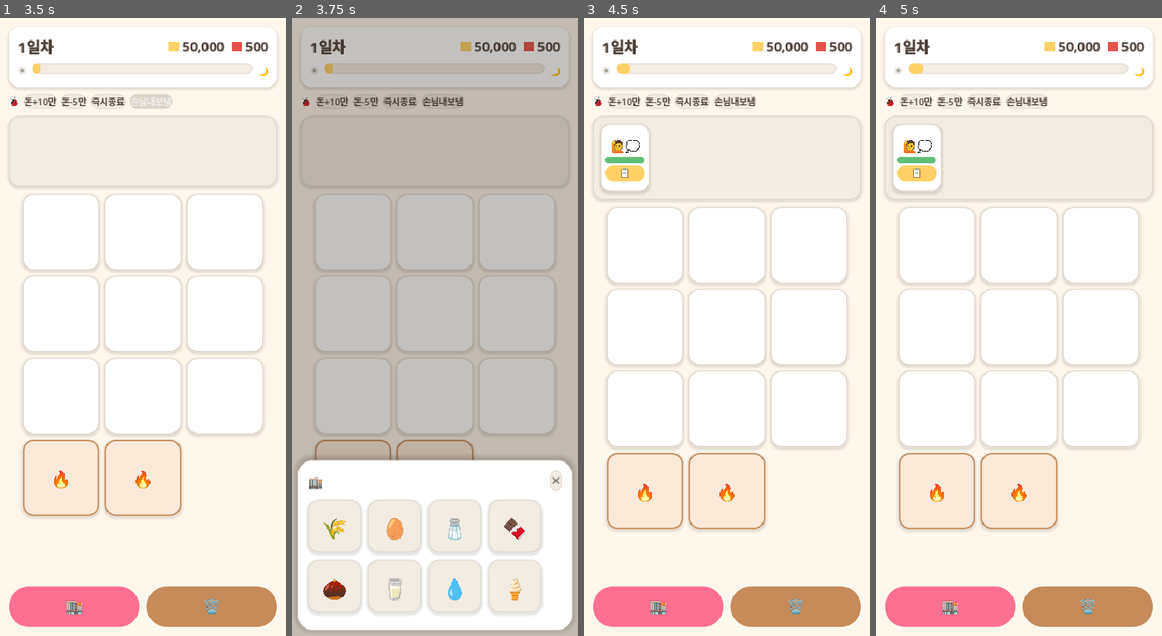
Above: before the commit, frames 1-4 (left to right).
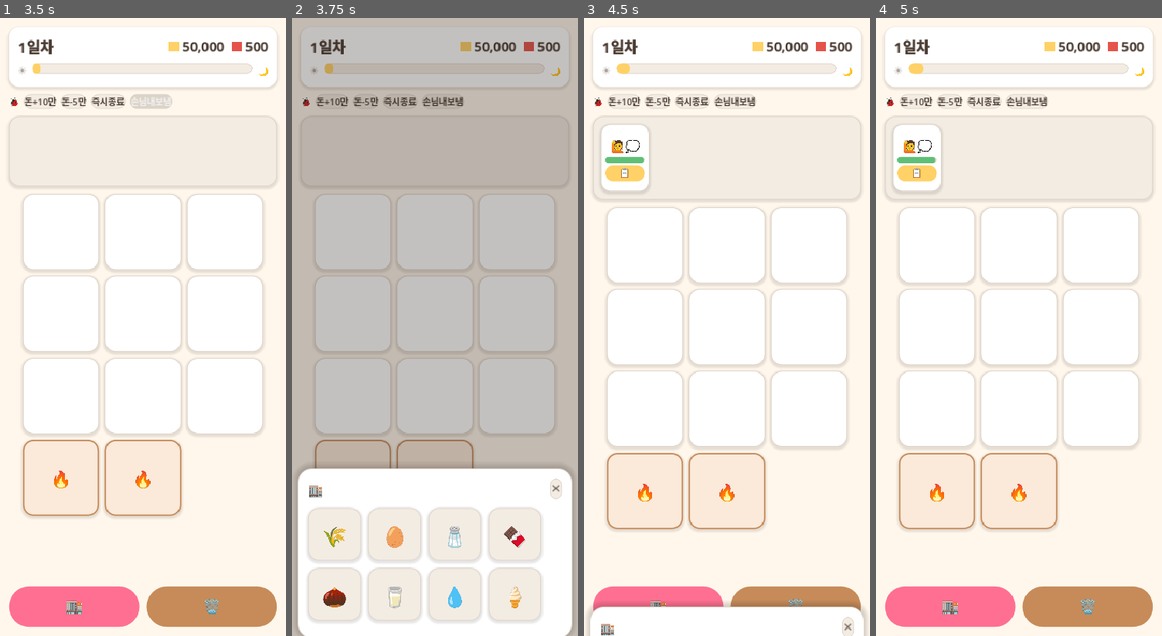
Above: after the commit, the same moments.

Repository: yellyB/game-slot-kitchen
Game: Godot game, scene res://scenes/Main.tscn
Same seed, same stepped clock (60 frames per second), same inputs: the game is played once before the commit and once after it.
Inputs:
- Up to frame 1 (3.5 s): click "시작" at 0.5 s; click "돈+10만" at 1.25 s; click "돈-5만" at 2 s; click "손님내보냄" at 2.75 s
- Up to frame 2 (3.75 s): click "🏬" at 3.5 s
- Up to frame 3 (4.5 s): click "📋" at 4.25 s
- Up to frame 4 (5 s): no input

Frame 1 is identical in both runs. In frame 2, 6.5% of the frame differs, in the area x 1-99%, y 71-100%; in frame 3, 3.4%; in frame 4, nothing differs.

Commit message:
연출: 창고·조리 시트 하단 슬라이드 업/다운
각 시트에 slide_open/slide_close 추가 — 하단 앵커 offset_top/bottom을
함께 tween해 밀림 없이 아래서 올라오고(CUBIC out) 내려감(CUBIC in).
_open_warehouse·open_for·_close_sheets에서 visible 토글 대신 슬라이드 호출.

Co-Authored-By: Claude Opus 4.8 (1M context) <noreply@anthropic.com>

Diff:
--- a/scripts/cooking.gd
+++ b/scripts/cooking.gd
@@ -68,7 +68,38 @@
 func open_for(tool: ToolStation) -> void:
 	_active_tool = tool
 	_refresh()
+	slide_open()
+
+
+## 하단에서 슬라이드 업 등장. (하단 앵커 offset_top/bottom을 함께 tween → 밀림 없음)
+func slide_open() -> void:
 	visible = true
+	var rt := offset_top
+	var rb := offset_bottom
+	var d := -rt + 20.0
+	offset_top = rt + d
+	offset_bottom = rb + d
+	var tw := create_tween()
+	tw.set_parallel(true)
+	tw.tween_property(self, "offset_top", rt, 0.28).set_trans(Tween.TRANS_CUBIC).set_ease(Tween.EASE_OUT)
+	tw.tween_property(self, "offset_bottom", rb, 0.28).set_trans(Tween.TRANS_CUBIC).set_ease(Tween.EASE_OUT)
+
+
+## 아래로 슬라이드 다운 후 숨김.
+func slide_close() -> void:
+	if not visible:
+		return
+	var rt := offset_top
+	var rb := offset_bottom
+	var d := -rt + 20.0
+	var tw := create_tween()
+	tw.set_parallel(true)
+	tw.tween_property(self, "offset_top", rt + d, 0.2).set_trans(Tween.TRANS_CUBIC).set_ease(Tween.EASE_IN)
+	tw.tween_property(self, "offset_bottom", rb + d, 0.2).set_trans(Tween.TRANS_CUBIC).set_ease(Tween.EASE_IN)
+	tw.chain().tween_callback(func():
+		visible = false
+		offset_top = rt
+		offset_bottom = rb)
 
 
 ## 레시피 항목: [요리] [필요재료…] … [⏱️n]. 탭 → 조리.
--- a/scripts/main.gd
+++ b/scripts/main.gd
@@ -292,8 +292,8 @@
 
 func _open_warehouse() -> void:
 	_cooking.visible = false
-	_warehouse.visible = true
 	_backdrop.visible = true
+	_warehouse.slide_open()   # 아래서 슬라이드 업
 	Audio.play("footstep")   # 창고 열림(발소리)
 	_refresh_warehouse()
 
@@ -309,8 +309,9 @@
 	if _warehouse.visible:
 		_session.spend_time(Stats.warehouse_cost())
 		Audio.play("footstep_back")   # 창고 닫힘(발소리 역순 1→0)
-	_warehouse.visible = false
-	_cooking.visible = false
+		_warehouse.slide_close()   # 아래로 슬라이드 다운
+	if _cooking.visible:
+		_cooking.slide_close()
 	_backdrop.visible = false
 
 
--- a/scripts/warehouse.gd
+++ b/scripts/warehouse.gd
@@ -59,6 +59,37 @@
 		grid.add_child(tile)
 
 
+## 하단에서 슬라이드 업 등장. (하단 앵커 offset_top/bottom을 함께 tween → 밀림 없음)
+func slide_open() -> void:
+	visible = true
+	var rt := offset_top
+	var rb := offset_bottom
+	var d := -rt + 20.0   # 화면 밖(아래)까지 이동 거리
+	offset_top = rt + d
+	offset_bottom = rb + d
+	var tw := create_tween()
+	tw.set_parallel(true)
+	tw.tween_property(self, "offset_top", rt, 0.28).set_trans(Tween.TRANS_CUBIC).set_ease(Tween.EASE_OUT)
+	tw.tween_property(self, "offset_bottom", rb, 0.28).set_trans(Tween.TRANS_CUBIC).set_ease(Tween.EASE_OUT)
+
+
+## 아래로 슬라이드 다운 후 숨김.
+func slide_close() -> void:
+	if not visible:
+		return
+	var rt := offset_top
+	var rb := offset_bottom
+	var d := -rt + 20.0
+	var tw := create_tween()
+	tw.set_parallel(true)
+	tw.tween_property(self, "offset_top", rt + d, 0.2).set_trans(Tween.TRANS_CUBIC).set_ease(Tween.EASE_IN)
+	tw.tween_property(self, "offset_bottom", rb + d, 0.2).set_trans(Tween.TRANS_CUBIC).set_ease(Tween.EASE_IN)
+	tw.chain().tween_callback(func():
+		visible = false
+		offset_top = rt
+		offset_bottom = rb)
+
+
 ## 보드 꽉 차면 타일 비활성(회색).
 func refresh(full: bool) -> void:
 	for tile in _tiles:
